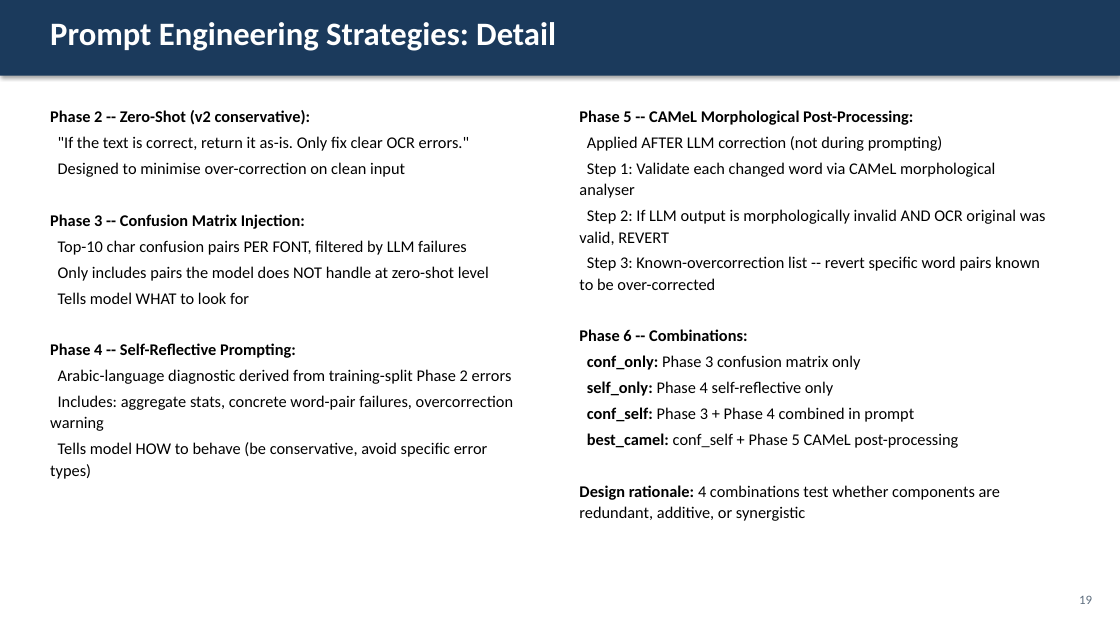
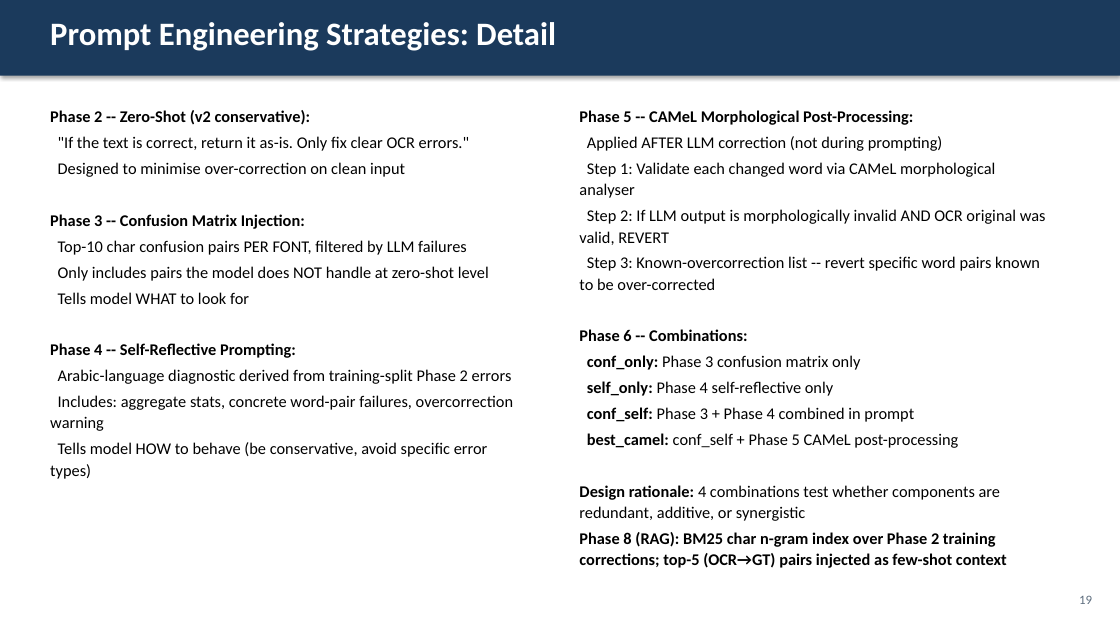
Before and after one commit to Mohamedsabry109/Arabic-Post-OCR-Correction, a slide deck: slide 19 of publication/thesis/defense_presentation.pptx. Drawn at 1120x630 pixels with LibreOffice and Linux fonts; fonts in the diff are those of the drawing. Boxes give left, top, right and bottom in pixels: in the first picture for what was removed or moved away, otherwise in the second. Text is boxed around its words. In the diff, an @@ line names an element or a change of style, - is before the commit and + after.

```diff
--- a/publication/thesis/defense_presentation.pptx
+++ b/publication/thesis/defense_presentation.pptx
@@ text at (x1=579, y1=532, x2=1007, y2=568): paragraph added @@
+Phase 8 (RAG): BM25 char n-gram index over Phase 2 training corrections; top-5 (OCR→GT) pairs injected as few-shot context
```
Also in this commit, not shown: 8 other slides changed, 13 other files.
